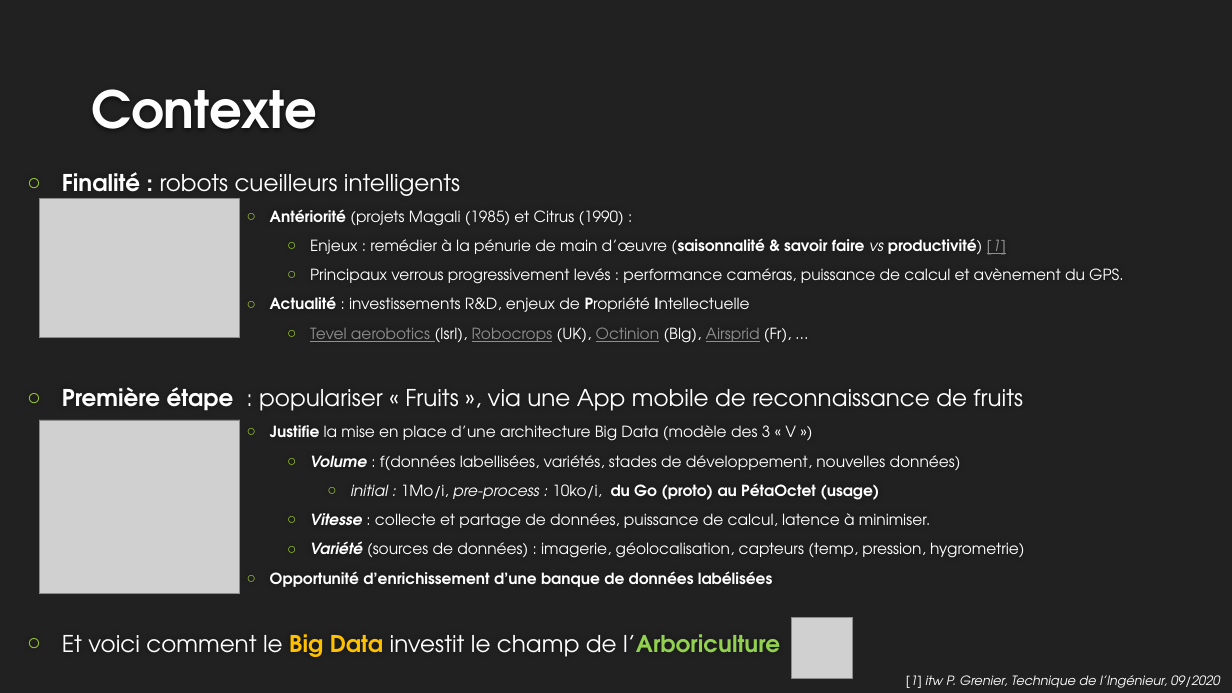
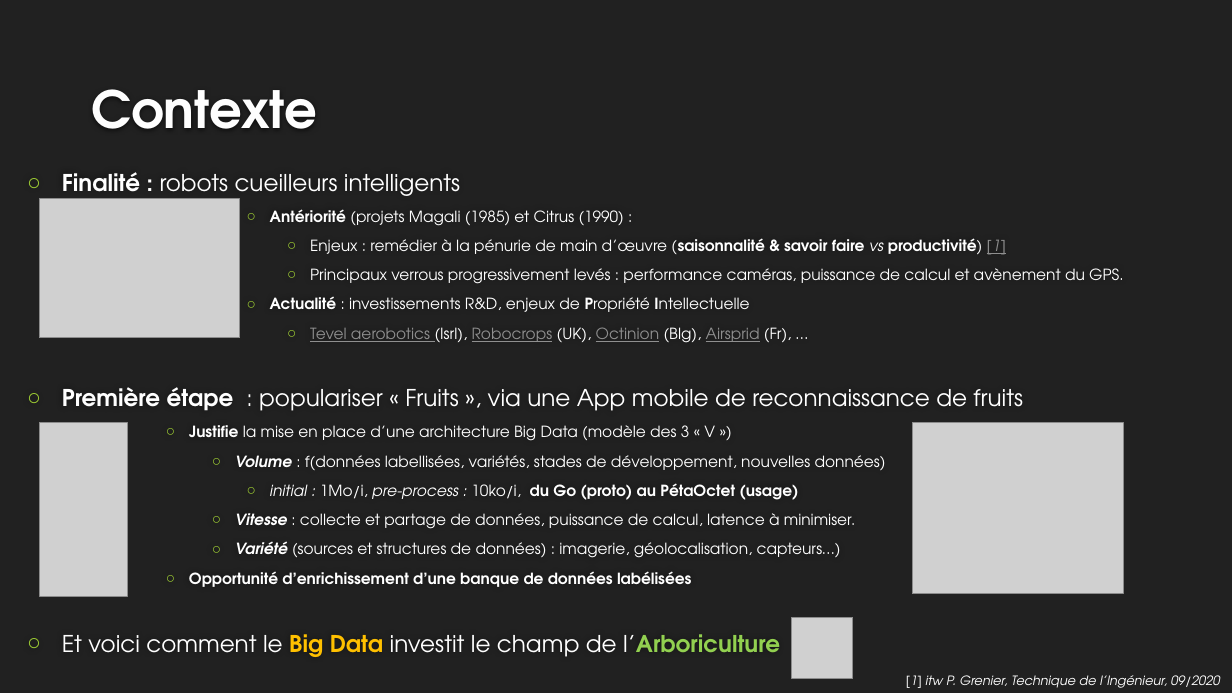
Before and after one commit to EtienneLardeur/P8_FruitsRecognition, a slide deck: slide 3 of P8_Big_Data.pptx. Drawn at 1232x693 pixels with LibreOffice and Linux fonts; fonts in the diff are those of the drawing; grey boxes stand for pictures; background and template pictures are left out. Boxes give left, top, right and bottom in pixels: in the first picture for what was removed or moved away, otherwise in the second. Text is boxed around its words. In the diff, an @@ line names an element or a change of style, - is before the commit and + after.

Commit message:
Update P8_Big_Data.pptx
il ne manque plus que le cloud !

```diff
--- a/P8_Big_Data.pptx
+++ b/P8_Big_Data.pptx
@@ picture: place and size @@
-picture at (39, 421, 239, 594)
+picture at (39, 422, 127, 596)
@@ text at (189, 425, 886, 587): list level 6 to 4 in "Justifie la mise en place ..."; list level 7 to 5 in "Volume : f(données labellisées, variétés, ..."; list level 8 to 6 in "initial : 1Mo/i, pre-process : ..."; list level 7 to 5 in "Vitesse : collecte et partage ..."; list level 6 to 4 in "Opportunité d’enrichissement d’une banque de ..." @@
@@ picture added at (912, 422, 1124, 594) @@
@@ text at (235, 541, 841, 558): text changed @@
-            ○ Variété (sources de données) : imagerie, géolocalisation, capteurs (temp, pression, hygrometrie)
+        ○ Variété (sources et structures de données) : imagerie, géolocalisation, capteurs…)
```
Also in this commit, not shown: 6 other slides changed, 1 slide added, 3 slides removed.
